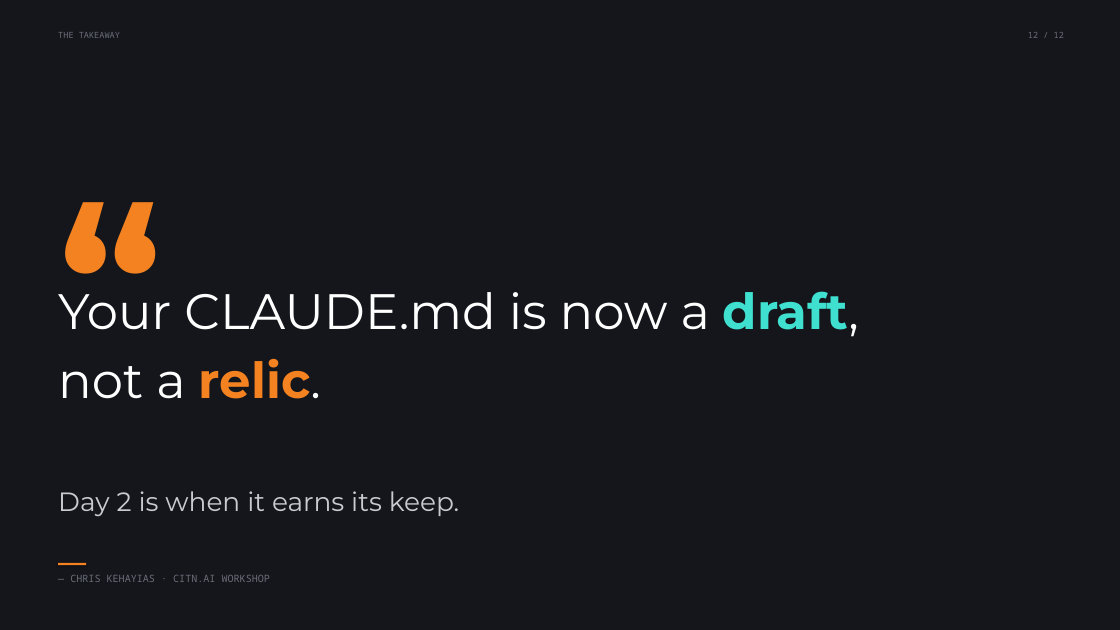
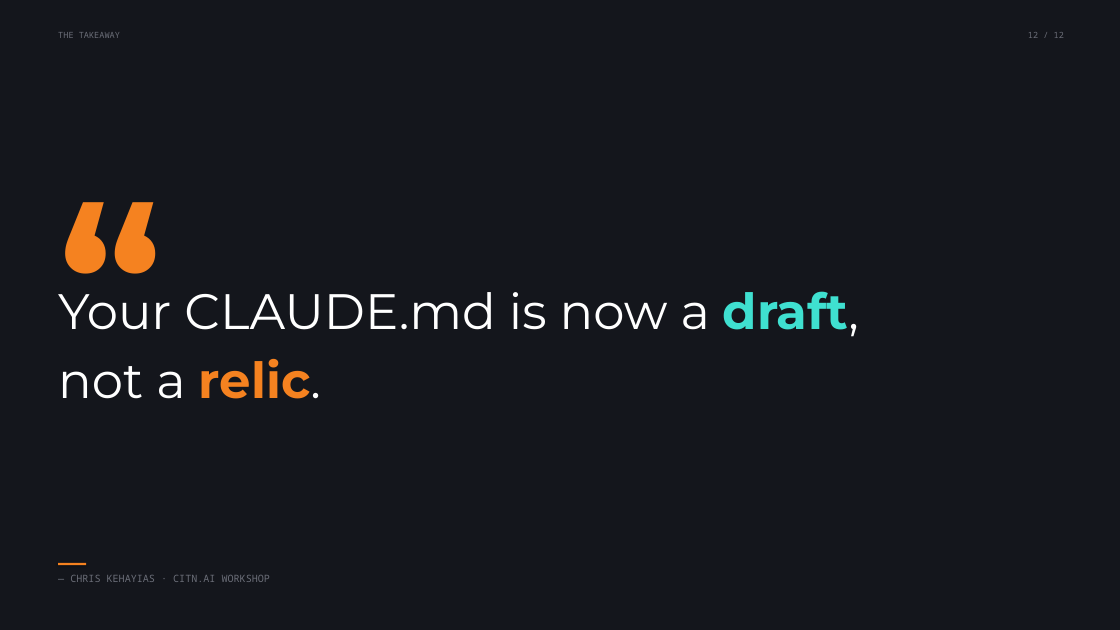
Before and after one commit to chriskehayias/ContextEngineering, a slide deck: slide 23 of schedule/05-building-context-part-2/05-building-context-part-2.pptx (slide 12 before the commit). Drawn at 1120x630 pixels with LibreOffice and Linux fonts; fonts in the diff are those of the drawing. Boxes give left, top, right and bottom in pixels: in the first picture for what was removed or moved away, otherwise in the second. Text is boxed around its words. In the diff, an @@ line names an element or a change of style, - is before the commit and + after.

```diff
--- a/schedule/05-building-context-part-2/05-building-context-part-2.pptx
+++ b/schedule/05-building-context-part-2/05-building-context-part-2.pptx
@@ text removed at (58,491,459,517) @@
-Day 2 is when it earns its keep.
```
Also in this commit, not shown: 1 other slide changed, 20 slides added, 9 slides removed, 4 other files.
